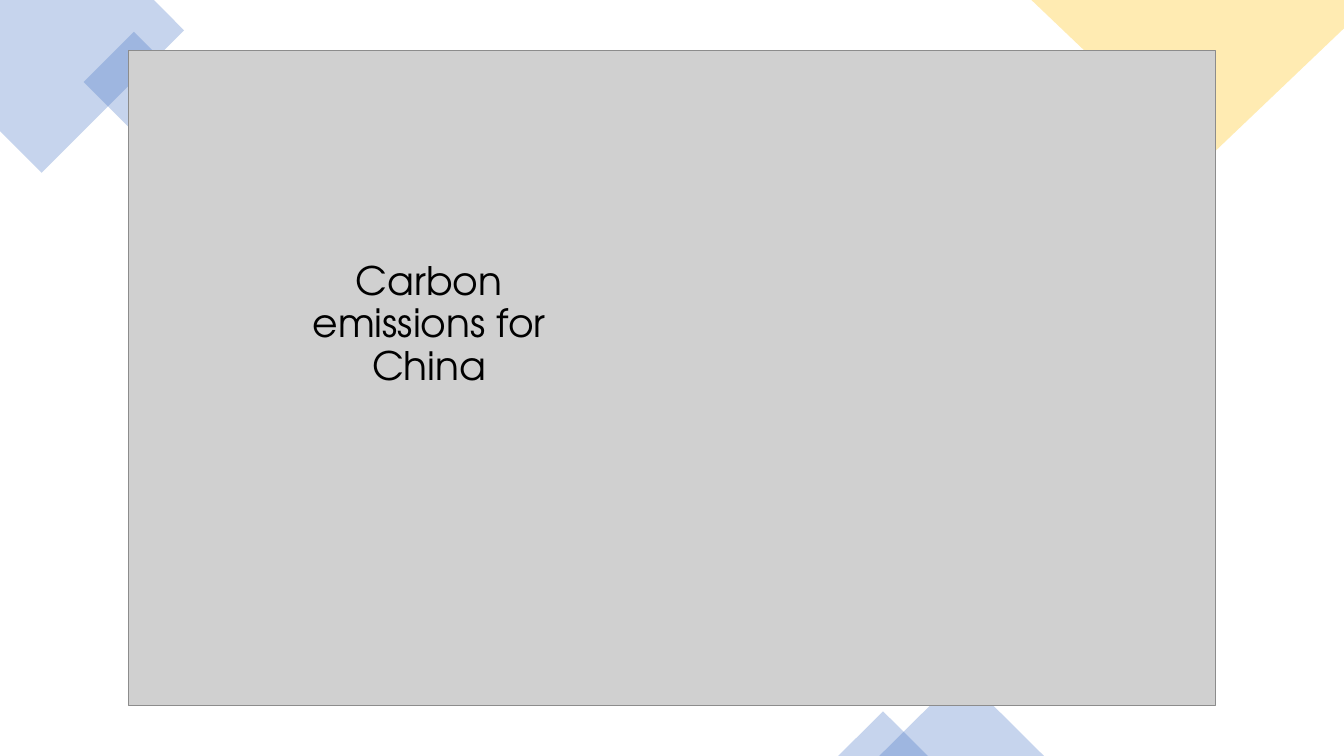
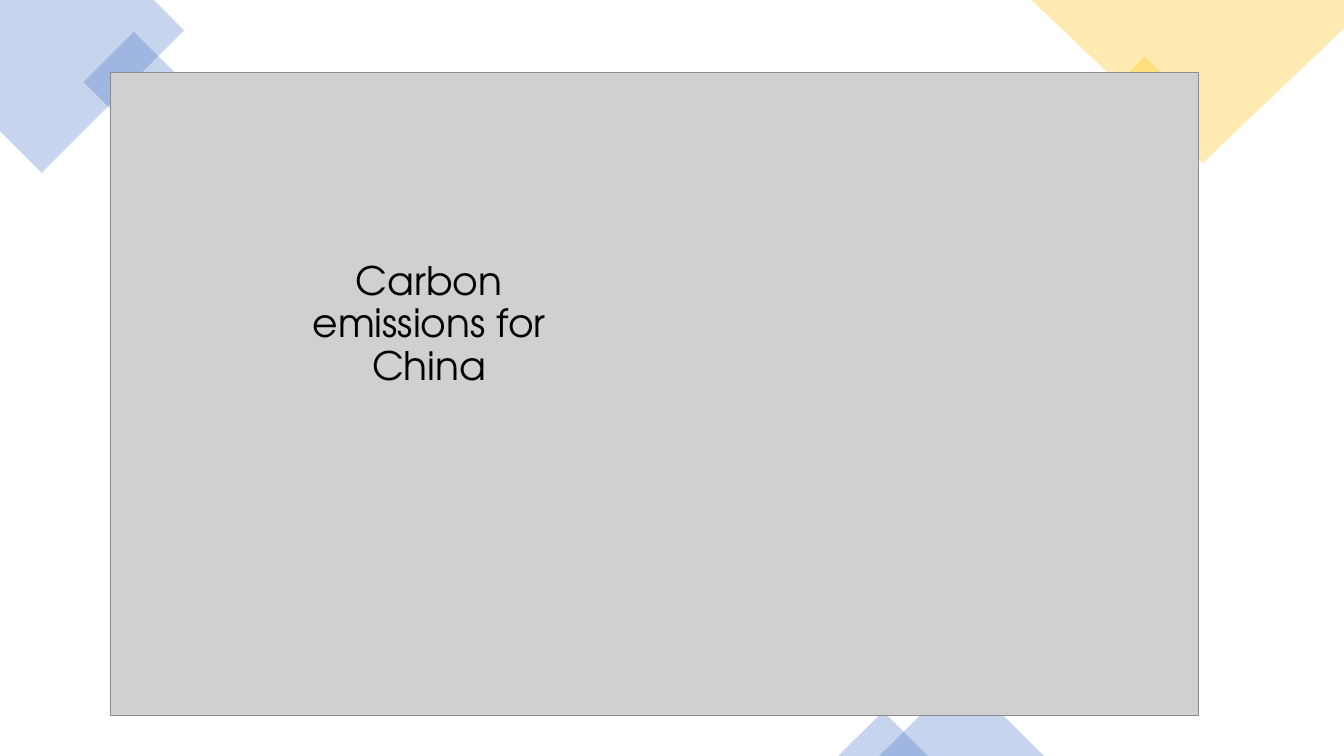
Before and after one commit to danilogiarlini/Global-CO2-Emission-Forecasting, a slide deck: slide 6 of Visualization/GlobalCO2Emission.pptx. Drawn at 1344x756 pixels with LibreOffice and Linux fonts; fonts in the diff are those of the drawing; grey boxes stand for pictures. Boxes give left, top, right and bottom in pixels: in the first picture for what was removed or moved away, otherwise in the second. Text is boxed around its words. In the diff, an @@ line names an element or a change of style, - is before the commit and + after.

```diff
--- a/Visualization/GlobalCO2Emission.pptx
+++ b/Visualization/GlobalCO2Emission.pptx
@@ rectangle added at (1091, 57, 1198, 164), fill #FFC000 at 30% opacity @@
@@ picture: place and size @@
-picture at (128, 50, 1216, 706)
+picture at (111, 73, 1199, 715)
```
Also in this commit, not shown: 2 other slides changed, 3 other files.
